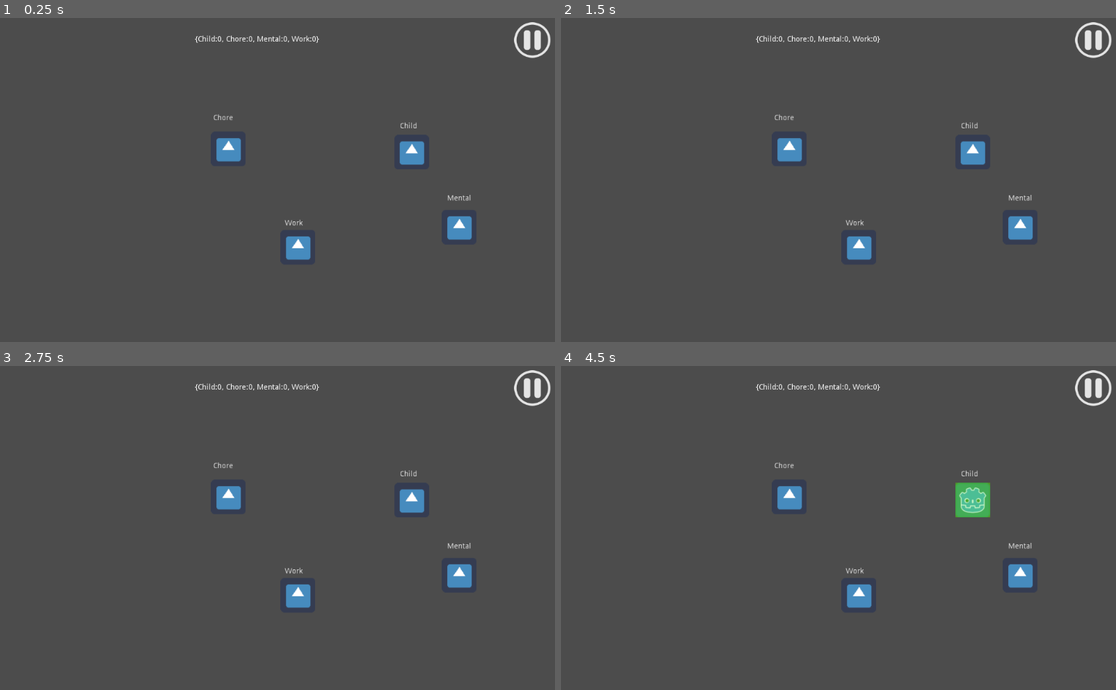
Above: before the commit, frames 1-4 (two rows, left to right).
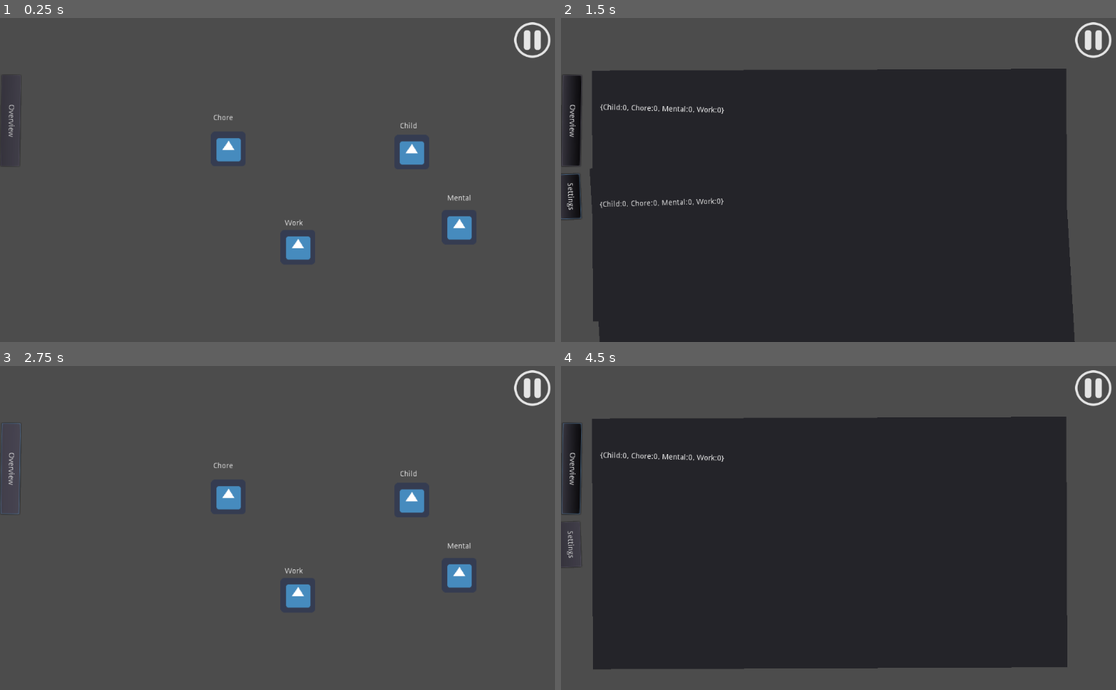
Above: after the commit, the same moments.

Repository: jhmauritz/MobileGame_Quarantine
Game: Godot game, scene res://Levels/Prototyping.tscn
Same seed, same stepped clock (60 frames per second), same inputs: the game is played once before the commit and once after it. This scene is started directly instead of the project's main scene. The engine's default icon, where the game draws it, is replaced by a stand-in: a white triangle on a blue panel in a dark square.
Inputs (mouse positions are in pixels of both pictures, inside the frame that each line leads up to):
- Up to frame 1 (0.25 s): no input
- Up to frame 2 (1.5 s): click (572, 121) at 0.5 s, where only the run after the commit has a clickable "Overview"; click (572, 196) at 1.25 s, where only the run after the commit has a clickable "Settings"
- Up to frame 3 (2.75 s): click (11, 469) at 2 s, where only the run after the commit has a clickable "Overview"
- Up to frame 4 (4.5 s): click (572, 469) at 2.75 s, where only the run after the commit has a clickable "Overview"; tap Enter at 3.5 s; move the mouse to (960, 511) at 3.52 s; click (960, 511) at 3.67 s; tap Space at 4.25 s; move the mouse to (727, 544) at 4.27 s; click (727, 544) at 4.42 s

The runs differ from the first frame. In frame 1, 0.3% of the frame differs, in the area x 0-58%, y 5-45%; in frame 2, 73%, in the area x 0-93%, y 5-100%; in frame 3, 0.3%; in frame 4, 67%.

Commit message:
worked on some side panels

Diff:
--- a/Levels/Prototyping.tscn
+++ b/Levels/Prototyping.tscn
@@ -10,6 +10,8 @@
 [ext_resource path="res://Sprites/white_home.png" type="Texture" id=8]
 [ext_resource path="res://Scripts/Menu/Buttons/reload_button.gd" type="Script" id=9]
 [ext_resource path="res://Scripts/Menu/Buttons/home_button.gd" type="Script" id=10]
+[ext_resource path="res://Scripts/Menu/OverviewManager.gd" type="Script" id=11]
+[ext_resource path="res://Scripts/Menu/panels/SettingPanel.gd" type="Script" id=12]
 
 [node name="Prototyping" type="Node2D"]
 script = ExtResource( 1 )
@@ -70,16 +72,6 @@
 "_edit_use_anchors_": false
 }
 
-[node name="Score" type="Label" parent="."]
-margin_left = 358.932
-margin_top = 33.6471
-margin_right = 622.932
-margin_bottom = 90.6471
-script = ExtResource( 4 )
-__meta__ = {
-"_edit_use_anchors_": false
-}
-
 [node name="ErrorMessage" type="Label" parent="."]
 margin_left = 375.617
 margin_top = 90.3777
@@ -89,23 +81,111 @@
 "_edit_use_anchors_": false
 }
 
-[node name="white_pause" type="Sprite" parent="."]
+[node name="PauseButton" type="Sprite" parent="."]
 pause_mode = 2
 position = Vector2( 979.75, 42.0554 )
+rotation = 0.00208548
 scale = Vector2( 0.66629, 0.652942 )
 texture = ExtResource( 5 )
 script = ExtResource( 6 )
 
-[node name="white_home" type="Sprite" parent="white_pause"]
+[node name="white_home" type="Sprite" parent="PauseButton"]
 pause_mode = 2
+visible = false
 position = Vector2( 1.91187, 95.1324 )
 scale = Vector2( 0.523735, 0.55853 )
 texture = ExtResource( 8 )
 script = ExtResource( 10 )
 
-[node name="white_restart" type="Sprite" parent="white_pause"]
+[node name="white_restart" type="Sprite" parent="PauseButton"]
 pause_mode = 2
+visible = false
 position = Vector2( 4.25537, 161.775 )
 scale = Vector2( 0.551022, 0.529797 )
 texture = ExtResource( 7 )
 script = ExtResource( 9 )
+
+[node name="Overview" type="Button" parent="."]
+margin_left = 38.3755
+margin_top = 107.077
+margin_right = 206.376
+margin_bottom = 142.077
+rect_rotation = 90.9016
+toggle_mode = true
+action_mode = 0
+text = "Overview"
+script = ExtResource( 11 )
+__meta__ = {
+"_edit_use_anchors_": false
+}
+
+[node name="Panel" type="Panel" parent="Overview"]
+visible = false
+margin_left = -26.021
+margin_top = -891.335
+margin_right = 436.979
+margin_bottom = -18.3347
+rect_rotation = -1.1346
+input_pass_on_modal_close_click = false
+__meta__ = {
+"_edit_use_anchors_": false
+}
+
+[node name="Score2" type="Label" parent="Overview/Panel"]
+margin_left = 60.9894
+margin_top = 857.979
+margin_right = 185.989
+margin_bottom = 948.979
+rect_rotation = -88.2469
+text = "{world: word,
+ word: word,
+word: word,
+word: word}"
+script = ExtResource( 4 )
+__meta__ = {
+"_edit_use_anchors_": false
+}
+
+[node name="Settings" type="Button" parent="Overview/Panel"]
+margin_left = 190.311
+margin_top = 896.279
+margin_right = 273.311
+margin_bottom = 935.279
+rect_rotation = -1.92556
+toggle_mode = true
+action_mode = 0
+text = "Settings"
+script = ExtResource( 12 )
+__meta__ = {
+"_edit_use_anchors_": false
+}
+
+[node name="Panel" type="Panel" parent="Overview/Panel/Settings"]
+visible = false
+margin_left = -26.021
+margin_top = -891.335
+margin_right = 436.979
+margin_bottom = -18.3347
+rect_rotation = -1.1346
+input_pass_on_modal_close_click = false
+__meta__ = {
+"_edit_use_anchors_": false
+}
+
+[node name="Score2" type="Label" parent="Overview/Panel/Settings/Panel"]
+margin_left = 60.9894
+margin_top = 857.979
+margin_right = 185.989
+margin_bottom = 948.979
+rect_rotation = -88.2469
+text = "{world: word,
+ word: word,
+word: word,
+word: word}"
+script = ExtResource( 4 )
+__meta__ = {
+"_edit_use_anchors_": false
+}
+
+[connection signal="pressed" from="Overview" to="Overview" method="_on_Button_pressed"]
+[connection signal="pressed" from="Overview/Panel/Settings" to="Overview/Panel/Settings" method="_on_Settings_pressed"]
--- a/Scripts/LevelManager.gd
+++ b/Scripts/LevelManager.gd
@@ -1,6 +1,12 @@
 extends Node2D
 
 class_name LevelManager
+
+"""
+ovveriding the return name of the base class
+use only when wanting to get the class_name
+"""
+func get_class(): return 'Interactable'
 
 export var click_events_dict = {
 	'Chore': 0,
--- a/Scripts/Menu/Buttons/Pause.gd
+++ b/Scripts/Menu/Buttons/Pause.gd
@@ -1,25 +1,25 @@
 extends Sprite
 
 func _ready():
-	pause_inactive()
+	pause_active()
 
 # Declare member variables here. Examples:
 func _input(event):
 	if event is InputEventMouseButton and event.pressed and event.button_index == BUTTON_LEFT:
 		if get_rect().has_point(to_local(event.position)):
 			if get_tree().paused == false:
+				pause_inactive()
+			else:
 				pause_active()
-			else:
-				pause_inactive()
 
-func pause_active():
+func pause_inactive():
 	get_tree().paused = true
 	for i in get_children():
 		i.visible = true
 		i.set_process(true)
 		i.set_process_input(true)
 
-func pause_inactive():
+func pause_active():
 	get_tree().paused = false
 	for i in get_children():
 		i.visible = false
--- /dev/null
+++ b/Scripts/Menu/OverviewManager.gd
@@ -0,0 +1,27 @@
+extends Button
+
+class_name OverviewManager
+
+"""
+ovveriding the return name of the base class
+use only when wanting to get the class_name
+"""
+func get_class(): return 'Interactable'
+
+var overview_active = false
+
+
+func _on_Button_pressed():
+	if pressed:
+		for i in get_tree().get_current_scene().get_children():
+			if i.get_name() == 'PauseButton':
+				pass
+			else:
+				i.set_process_input(false)
+		get_children()[0].show()
+	else:
+		for i in get_tree().get_current_scene().get_children():
+			print(i.get_name())
+			i.set_process_input(true)
+		for i in get_children():
+			i.hide()
--- /dev/null
+++ b/Scripts/Menu/panels/BlockInput.gd
@@ -0,0 +1,16 @@
+extends Node
+
+
+# Declare member variables here. Examples:
+# var a = 2
+# var b = "text"
+
+
+# Called when the node enters the scene tree for the first time.
+func _ready():
+	pass # Replace with function body.
+
+
+# Called every frame. 'delta' is the elapsed time since the previous frame.
+#func _process(delta):
+#	pass
--- /dev/null
+++ b/Scripts/Menu/panels/SettingPanel.gd
@@ -0,0 +1,21 @@
+extends OverviewManager
+
+func _process(delta):
+	if not is_visible_in_tree():
+		pressed = false
+		get_children()[0].hide()
+
+
+func _on_Settings_pressed():
+	if pressed:
+		for i in get_tree().get_current_scene().get_children():
+			if i.get_name() == 'PauseButton':
+				pass
+			else:
+				i.set_process_input(false)
+		get_children()[0].show()
+	else:
+		for i in get_tree().get_current_scene().get_children():
+			print(i.get_name())
+			i.set_process_input(true)
+		get_children()[0].hide()
--- a/project.godot
+++ b/project.godot
@@ -18,10 +18,16 @@
 "class": "LevelManager",
 "language": "GDScript",
 "path": "res://Scripts/LevelManager.gd"
+}, {
+"base": "Button",
+"class": "OverviewManager",
+"language": "GDScript",
+"path": "res://Scripts/Menu/OverviewManager.gd"
 } ]
 _global_script_class_icons={
 "Interactable": "",
-"LevelManager": ""
+"LevelManager": "",
+"OverviewManager": ""
 }
 
 [application]
Not shown: 1 places in Levels/Prototyping.tscn that only renumber resources
